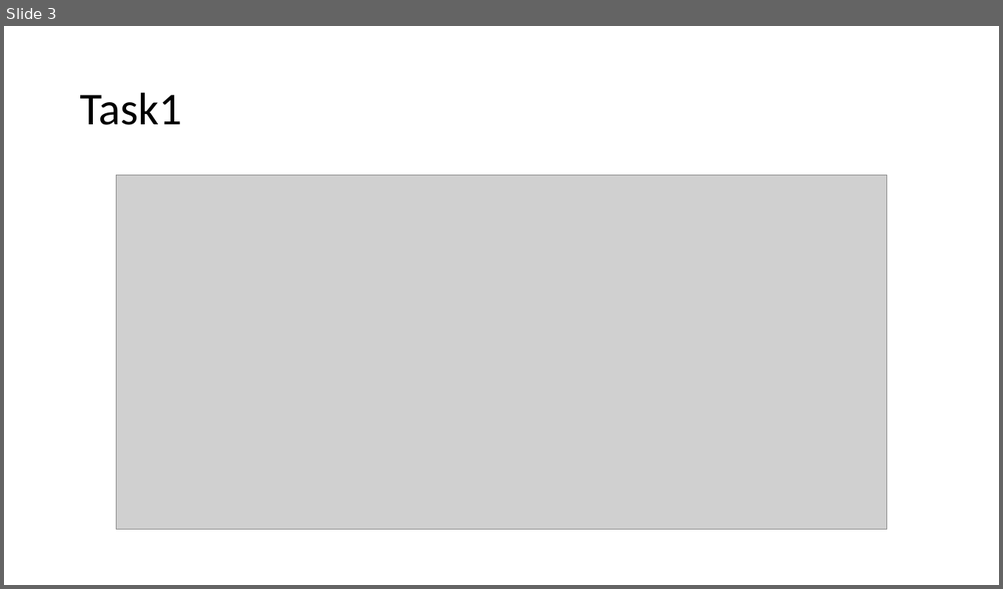
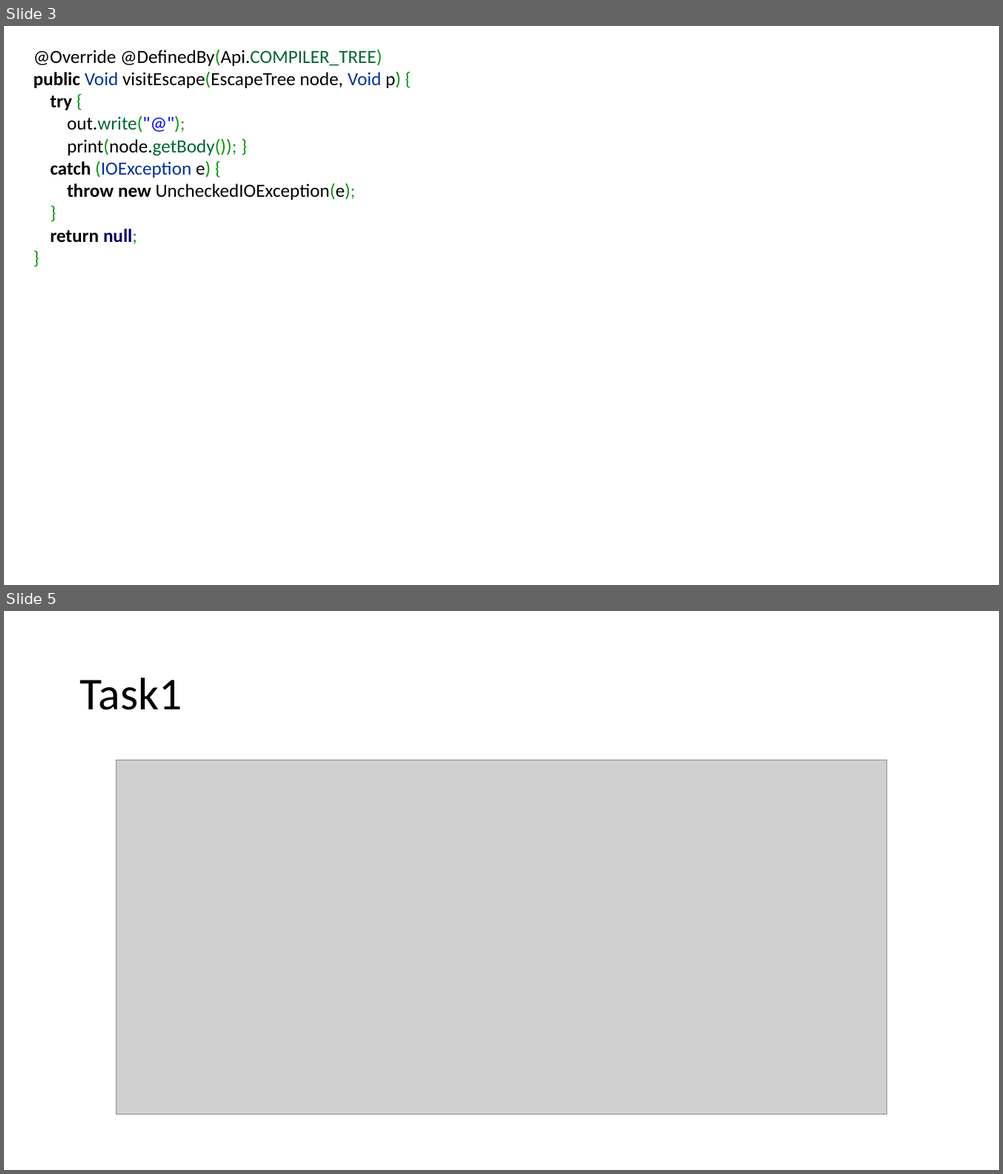
Before and after one commit to tien-n-nguyen/exception, a slide deck: EH-figures.pptx. Shown one above the other, each under a label of ours: slide 3 before the commit, slides 3 and 5 after it; the slides between them are not shown. The pictures are 1003x589 and 1003x1174 pixels, drawn with LibreOffice and Linux fonts; fonts in the diff are those of the drawing; grey boxes stand for pictures. Boxes give left, top, right and bottom in pixels: in the first picture for what was removed or moved away, otherwise in the second. Text is boxed around its words. In the diff, an @@ line names an element or a change of style, - is before the commit and + after.

```diff
--- a/EH-figures.pptx
+++ b/EH-figures.pptx
@@ slide 3 added at (4,26,999,585), background #FFFFFF @@
@@ text added at (34,49,401,244), 18 pt, text #000000 @@
+@Override @DefinedBy(Api.COMPILER_TREE)
+public Void visitEscape(EscapeTree node, Void p) {
+try {
+out.write("@");
+print(node.getBody()); }
+catch (IOException e) {
+throw new UncheckedIOException(e);
+}
+return null;
+}
@@ what was slide 3 is now slide 5 @@
```
Also in this commit, not shown: 2 other slides added, 1 slide removed.
